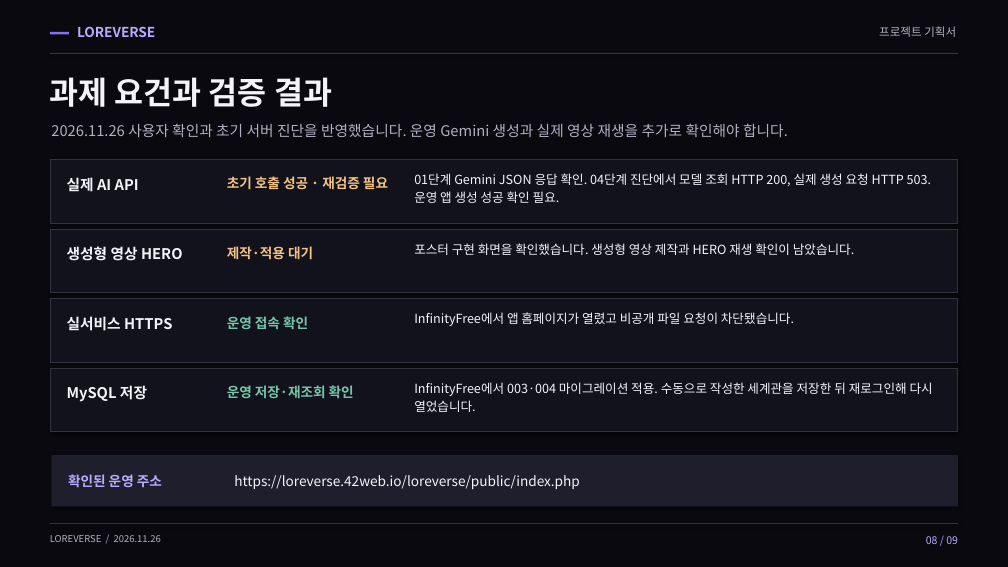
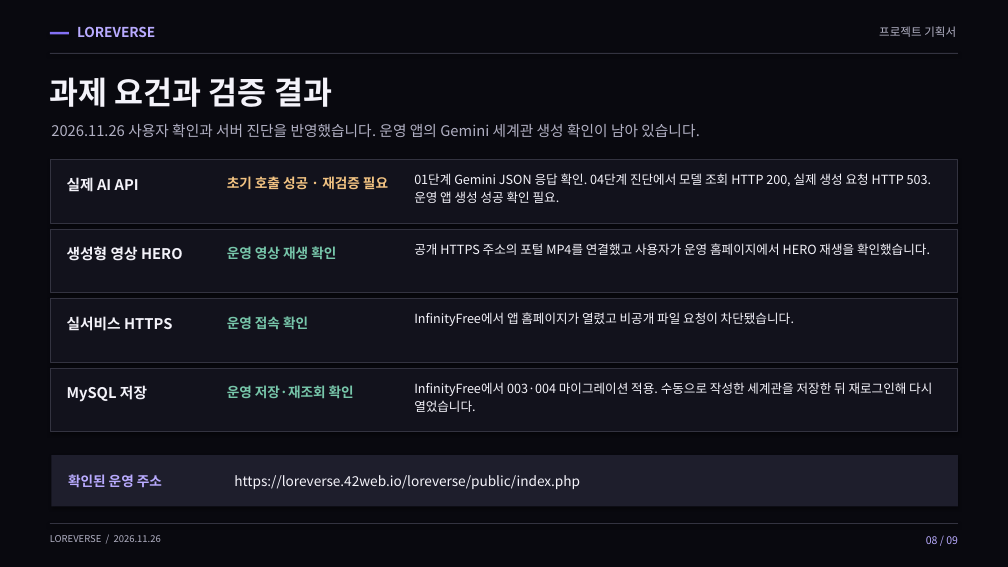
Before and after one commit to 05SUA/-, a slide deck: slide 8 of LOREVERSE/submission/LOREVERSE-project-plan.pptx. Drawn at 1008x567 pixels with LibreOffice and Linux fonts; fonts in the diff are those of the drawing. Boxes give left, top, right and bottom in pixels: in the first picture for what was removed or moved away, otherwise in the second. Text is boxed around its words. In the diff, an @@ line names an element or a change of style, - is before the commit and + after.

```diff
--- a/LOREVERSE/submission/LOREVERSE-project-plan.pptx
+++ b/LOREVERSE/submission/LOREVERSE-project-plan.pptx
@@ text at (x1=51, y1=124, x2=700, y2=137): text changed @@
-2026.11.26 사용자 확인과 초기 서버 진단을 반영했습니다. 운영 Gemini 생성과 실제 영상 재생을 추가로 확인해야 합니다.
+2026.11.26 사용자 확인과 서버 진단을 반영했습니다. 운영 앱의 Gemini 세계관 생성 확인이 남아 있습니다.
@@ text at (x1=227, y1=246, x2=336, y2=259): text changed; text colour #F2C382 to #77C6AA @@
-제작·적용 대기
+운영 영상 재생 확인
@@ text at (x1=414, y1=243, x2=930, y2=255): text changed @@
-포스터 구현 화면을 확인했습니다. 생성형 영상 제작과 HERO 재생 확인이 남았습니다.
+공개 HTTPS 주소의 포털 MP4를 연결했고 사용자가 운영 홈페이지에서 HERO 재생을 확인했습니다.
```
Also in this commit, not shown: 3 other slides changed, 1 other file.
